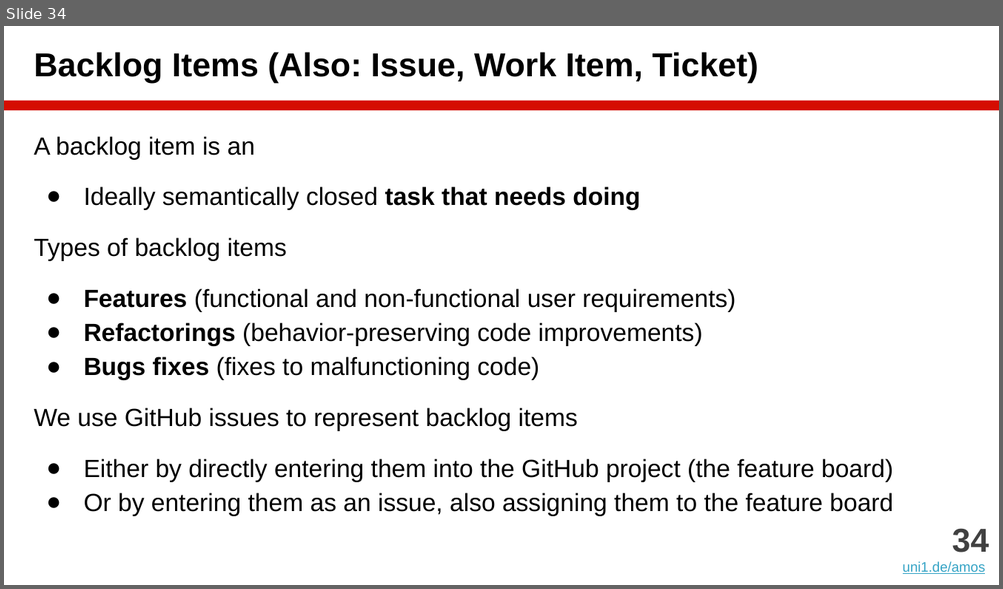
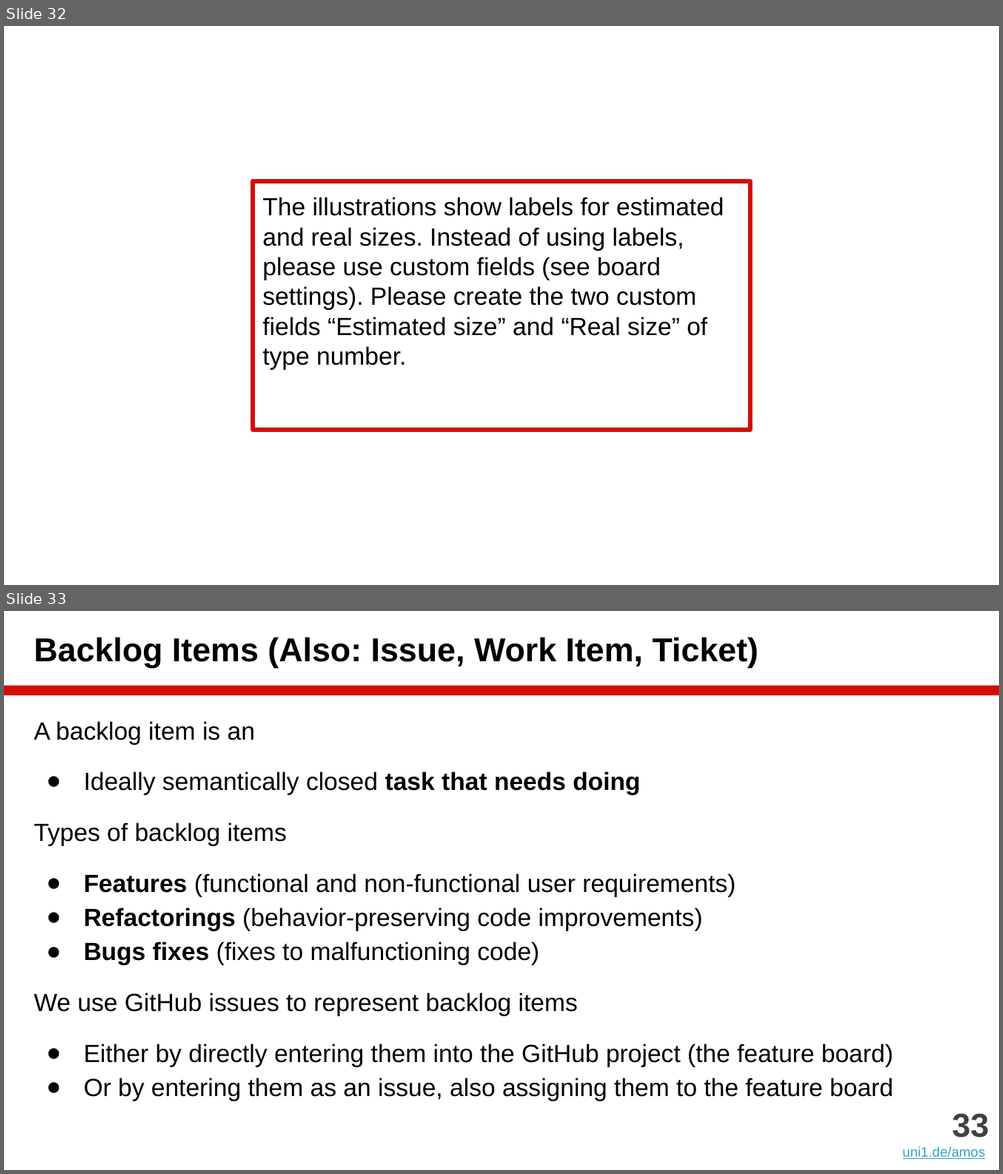
Before and after one commit to dirkriehle/amos-course, a slide deck: Lecture slides/AMOS B01 - Team and Tools.pptx. Shown one above the other, each under a label of ours: slide 34 before the commit, slides 32 and 33 after it. The pictures are 1003x589 and 1003x1174 pixels, drawn with LibreOffice and Linux fonts; fonts in the diff are those of the drawing; background and template pictures are left out. Boxes give left, top, right and bottom in pixels: in the first picture for what was removed or moved away, otherwise in the second. Text is boxed around its words. In the diff, an @@ line names an element or a change of style, - is before the commit and + after.

```diff
--- a/Lecture slides/AMOS B01 - Team and Tools.pptx
+++ b/Lecture slides/AMOS B01 - Team and Tools.pptx
@@ slide 32 added at (x1=4, y1=26, x2=999, y2=585), background picture (left out) @@
@@ rectangle added at (x1=253, y1=181, x2=750, y2=430), fill #FFFFFF, outline #D50D01 3 pt, 18 pt, text #000000 @@
+The illustrations show labels for estimated and real sizes. Instead of using labels, please use custom fields (see board settings). Please create the two custom fields “Estimated size” and “Real size” of type number.
@@ what was slide 34 is now slide 33 @@
@@ text at (x1=952, y1=1113, x2=989, y2=1138): text changed @@
-34
+33
```
Also in this commit, not shown: 1 slide changed, 2 slides removed, 10 other files.
